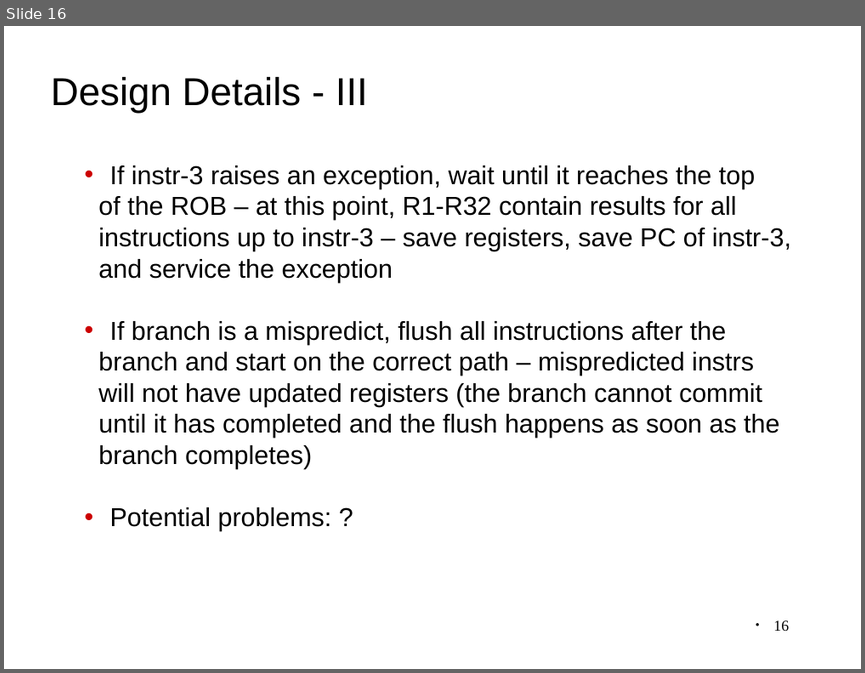
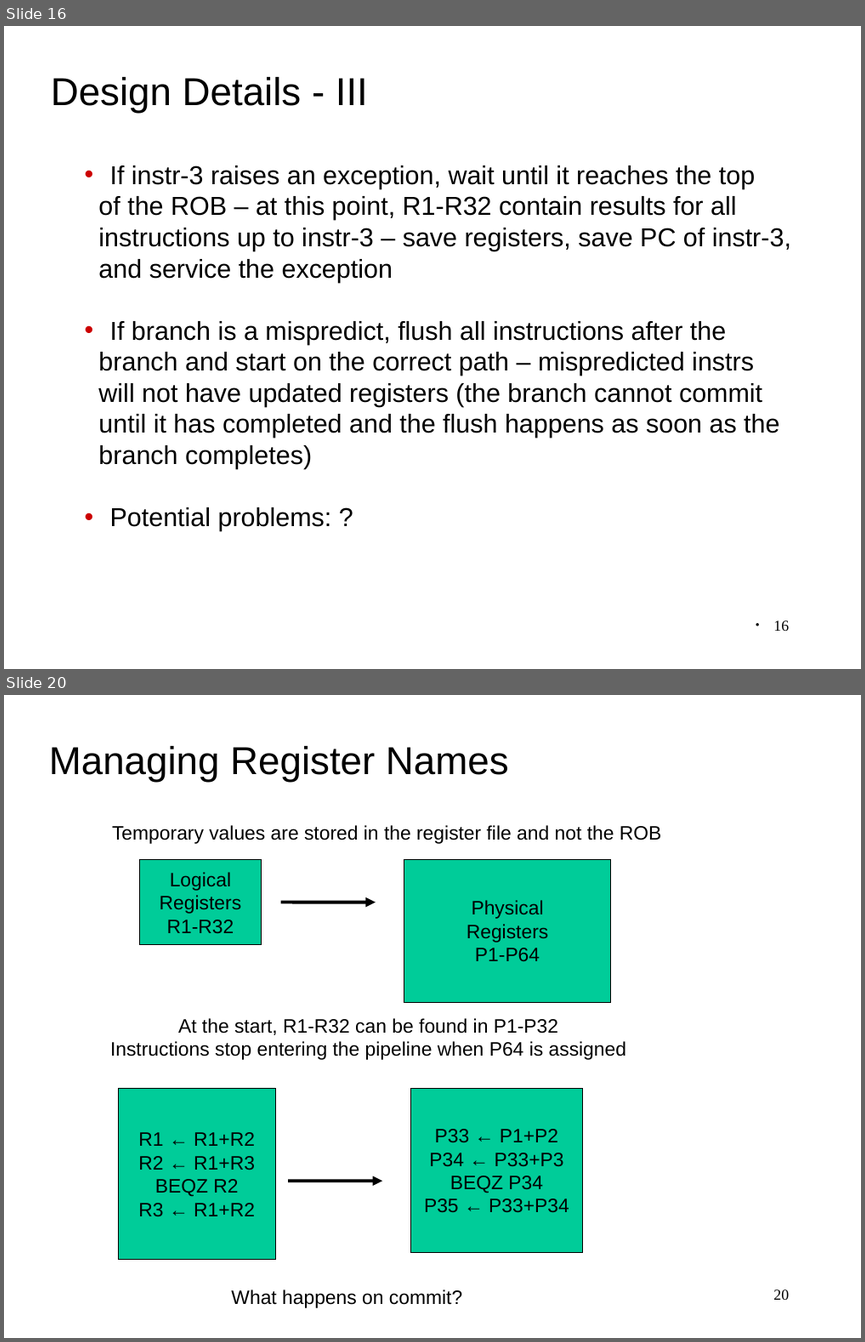
Before and after one commit to antonburtsev/cs3810, a slide deck: lectures/lecture13-branch-prediction/lecture13-branch-prediction.odp. Shown one above the other, each under a label of ours: slide 16 before the commit, slides 16 and 20 after it; the slides between them are not shown. The pictures are 865x673 and 865x1342 pixels, drawn with LibreOffice and Linux fonts; fonts in the diff are those of the drawing. Boxes give left, top, right and bottom in pixels: in the first picture for what was removed or moved away, otherwise in the second. Text is boxed around its words. In the diff, an @@ line names an element or a change of style, - is before the commit and + after.

```diff
--- a/lectures/lecture13-branch-prediction/lecture13-branch-prediction.odp
+++ b/lectures/lecture13-branch-prediction/lecture13-branch-prediction.odp
@@ slide 20 added at (x1=4, y1=695, x2=861, y2=1338), background #FFFFFF @@
@@ text added at (x1=49, y1=746, x2=509, y2=783), 36 pt, text #000000 @@
+Managing Register Names
@@ text added at (x1=112, y1=825, x2=661, y2=844), 18 pt, text #000000 @@
+Temporary values are stored in the register file and not the ROB
@@ rectangle added at (x1=140, y1=859, x2=262, y2=945), fill #00CC99, outline #000000 0.74 pt, 18 pt, text #000000 @@
+Logical
+Registers
+R1-R32
@@ rectangle added at (x1=404, y1=859, x2=610, y2=1002), fill #00CC99, outline #000000 0.74 pt, 18 pt, text #000000 @@
+Physical
+Registers
+P1-P64
@@ arrow added from (282, 902) to (375, 902), #000000 3 pt @@
@@ text added at (x1=110, y1=1018, x2=626, y2=1060), 18 pt, text #000000 @@
+At the start, R1-R32 can be found in P1-P32
+Instructions stop entering the pipeline when P64 is assigned
@@ rectangle added at (x1=118, y1=1088, x2=275, y2=1259), fill #00CC99, outline #000000 0.74 pt, 18 pt, text #000000 @@
+R1 ← R1+R2
+R2 ← R1+R3
+BEQZ R2
+R3 ← R1+R2
@@ rectangle added at (x1=411, y1=1088, x2=583, y2=1252), fill #00CC99, outline #000000 0.74 pt, 18 pt, text #000000 @@
+P33 ← P1+P2
+P34 ← P33+P3
+BEQZ P34
+P35 ← P33+P34
@@ arrow added from (290, 1181) to (382, 1181), #000000 3 pt @@
@@ text added at (x1=231, y1=1289, x2=462, y2=1308), 18 pt, text #000000 @@
+What happens on commit?
@@ page number added at (x1=773, y1=1289, x2=789, y2=1299), 14 pt, text #000000 @@
+20
```
Also in this commit, not shown: 8 other slides added, 5 other files.
